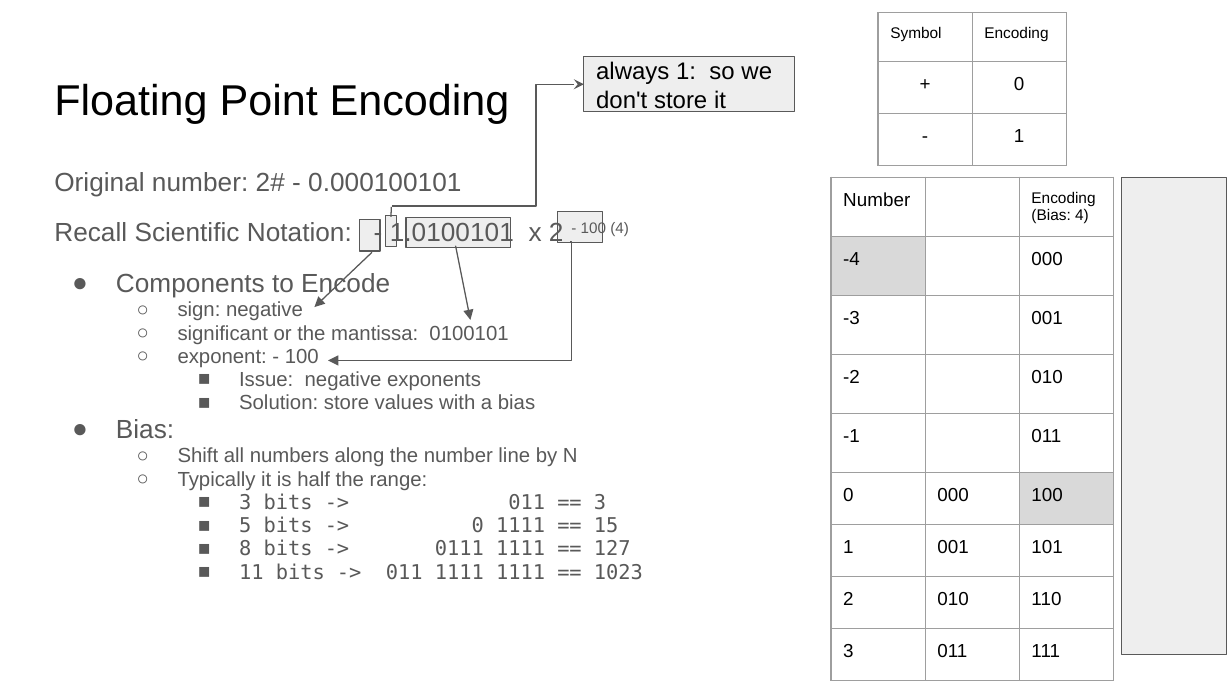
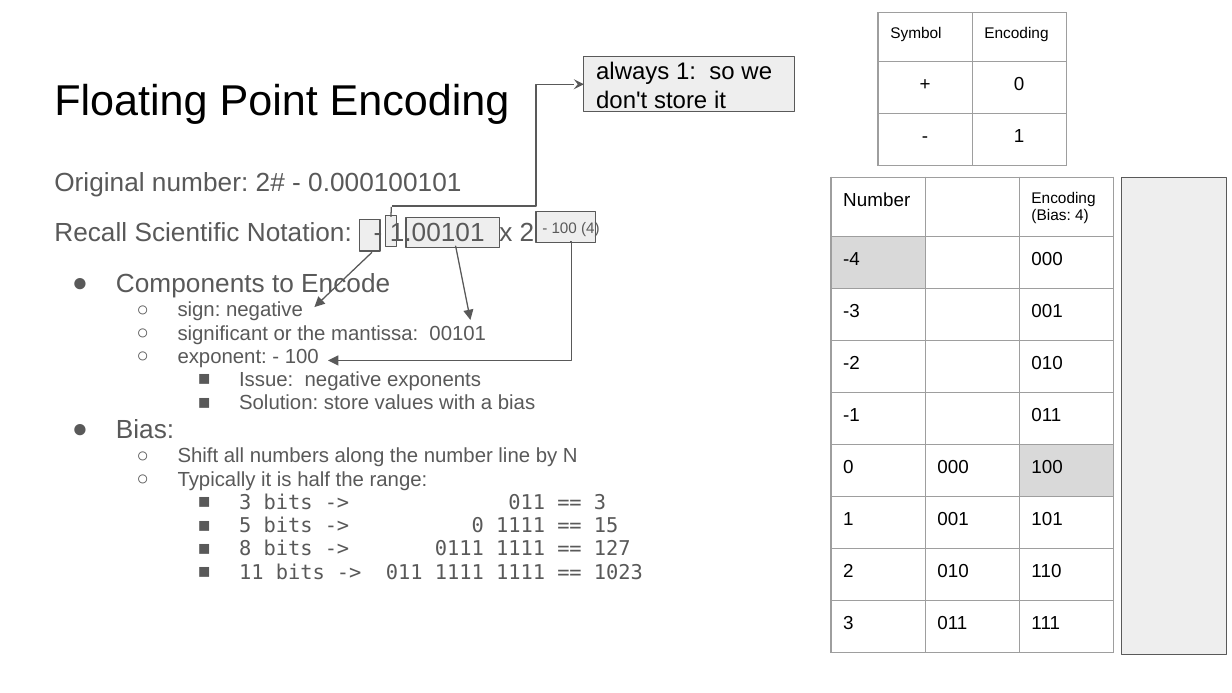
Before and after one commit to COMP122/comp122-s23, a slide deck: slide 3 of format-encodings/documents/ARCHIVE/floating-point-encoding.pptx. Drawn at 1232x693 pixels with LibreOffice and Linux fonts; fonts in the diff are those of the drawing. Boxes give left, top, right and bottom in pixels: in the first picture for what was removed or moved away, otherwise in the second. Text is boxed around its words. In the diff, an @@ line names an element or a change of style, - is before the commit and + after.

```diff
--- a/format-encodings/documents/ARCHIVE/floating-point-encoding.pptx
+++ b/format-encodings/documents/ARCHIVE/floating-point-encoding.pptx
@@ table: place and size @@
-table at <box>878,12,1066,416</box>
+table at <box>878,12,1066,165</box>
@@ table: place and size @@
-table at <box>830,177,1111,662</box>
+table at <box>830,177,1111,655</box>
@@ text at <box>54,220,600,247</box>: text changed @@
-Recall Scientific Notation: - 1.0100101 x 2 - 100 (4)
+Recall Scientific Notation: - 1.00101 x 2 - 100 (4)
@@ rectangle: place and size @@
-rectangle at <box>405,218,510,248</box>
+rectangle at <box>405,218,499,248</box>
@@ rectangle: place and size @@
-rectangle at <box>558,212,602,244</box>
+rectangle at <box>536,212,595,244</box>
@@ text at <box>178,325,486,344</box>: text changed @@
-  ○ significant or the mantissa: 0100101
+  ○ significant or the mantissa: 00101
```
Also in this commit, not shown: 5 other slides changed, 4 other files.
